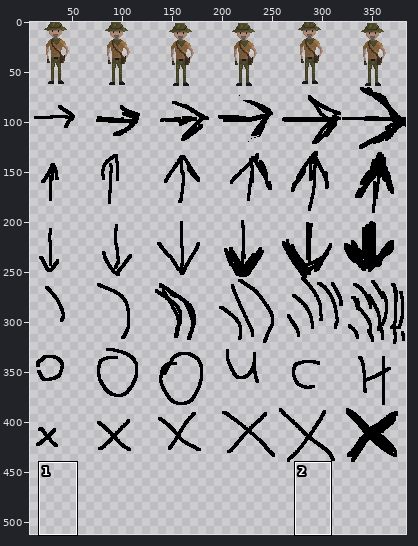
A sprite sheet gets an edit: LostInTheMap/assets/graphics/characters/giovanni.png. The first picture is a wide view before the edit; the outline marks the close-up.
Close-up. The starting point:
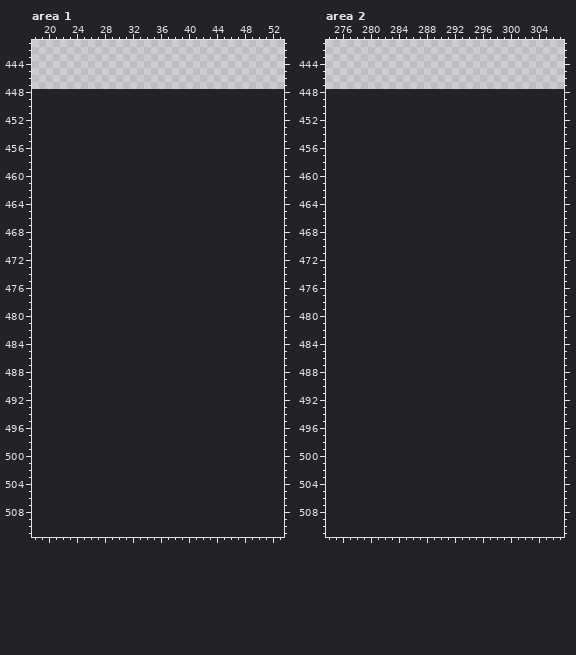
The file is 384x448 pixels. Colours within 5 levels of each other are drawn and written as one. Shown: area 1: x 18..53, y 441..511; area 2: x 274..307, y 441..511. The old version is drawn lined up with the new one, on the new canvas. The wide view leaves out empty margins. The commit also changed other parts of the picture, which this record leaves out.
Once edited:
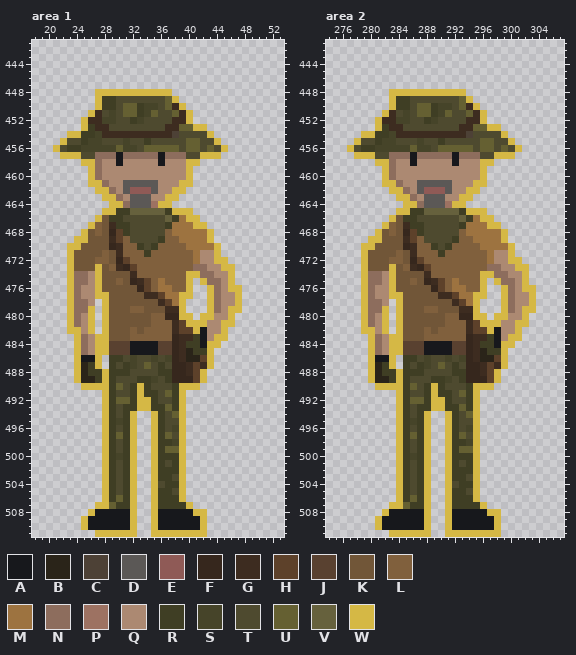
Palette (. is transparent): A #17181c  B #2a2419  C #4d4136  D #5b5856  E #8f5a56  F #36271d  G #3d2c20  H #5d412a  J #594130  K #715638  L #80603d  M #9d7340  N #8d6d5d  P #9d7262  Q #ac8972  R #3f3e24  S #464429  T #4e4a2f  U #656032  V #66613d  W #d5b845
From old to new:
canvas 384x448 -> 384x512
Changed rows in their new state; - is an unchanged pixel.
Area 1:
first column x 21:
448 ------WWWWWWWWWWW----------
449 ------WRRTTTTTTTUW---------
450 ------WRRTUURSSTUGW--------
451 -----WGTSTUURSUTTUGW-------
452 ----WGGSSTTRSTTTTGGW-------
453 ----WRGGTTTTTTTTGGUUWW-----
454 --WWRRSGGGGGGGGGGCTTTTW----
455 -WTTRSSTTTSTTRTTTTTUUTTW---
456 WTRRSSSSSUSSTUUUUUTUUTUTW--
457 -WWWTTNNNANNNNNANNNTTWWW---
458 ----WWNQQAQQQQQAQQQWW------
459 -----WNQQQQQQQQQQQQW-------
460 -----WNQQQQQQQQQQQQW-------
461 -----WWNQQDDDDDQQQWW-------
462 ------WWNQDEEEDQQWW--------
463 -------WWNQDDDQQWW---------
464 --------WWNDDDPWW----------
465 -------WWRRVVVVVRWWW-------
466 ------WKRRTTTTTTVRMWW------
467 -----WLKGRRTTTTTRMMMWW-----
468 ----WKLKFHRTTTTTLMMMMMW----
469 ---WWKKKGHLTTTTRLLMMMMW----
470 --WWKKKKFGLLRTRLLLLMMMMW---
471 --WKKKKLKGLLLRLLLLLLMQQW---
472 --WKKKLLKFHLLLLLLLLLMQQWW--
473 --WKKKWKLGFHLLLLLLLLNNQQWW-
474 --WNNQWKKKKGLLLLLLLWWNNQQW-
475 --WNNQWKKLKFGHLMLLLW-WNNQW-
476 --WNQQWKKKKKFHLMMLLW--WNQWW
477 --WNQQWWKKKKKGGHMMWW--WNQQW
478 --WNNQ-WKKKKKKKGHMW---WNQQW
479 --WNNW-WKKKLLKKKGGW---WNQWW
480 --WNQW-WKKKKKKLLFFWW-WWQQW-
481 --WNQW-WKKKKKKLLLGHWWWQQWW-
482 --WWQW-WKKKLKLLLLGHHWAQQW--
483 ---WNQWWKKKLLLLLLFGGRAQWW--
484 ---WNQWWJJJAAAAJJFGRRAWW---
485 ---WNQWWJJJAAAAJJFGBRRW----
486 ---WAAW-RRTSTTSTSFGBBHW----
487 ---WBRW-RTRSTUTRTFFGHGW----
488 ---WBRRWRRRTTTTRRFFGHW-----
489 ---WBBRWRTTTRRSTRFFFHW-----
490 ----WWWWRUTRWRTTTRWWW------
491 -------WRTTRWRRTURW--------
492 -------WRUURWWRTTRW--------
493 -------WRTRRWWRRURW--------
494 -------WRTRW--WRTUW--------
495 -------WRSRW--WRTTW--------
496 -------WRTRW--WRTSW--------
497 -------WRURW--WRUTW--------
498 -------WRTRW--WRRSW--------
499 -------WRTRW--WRUUW--------
500 -------WRSRW--WRRRW--------
501 -------WRTRW--WRTRW--------
502 -------WRTRW--WRRRW--------
503 -------WRTRW--WRRTW--------
504 -------WRTRW--WTRRW--------
505 -------WRTRW--WRRTW--------
506 -------WRURW--WRRRW--------
507 ------WWURRW--WRRRRW-------
508 -----WAAAAAW--WAAAAAWW-----
509 ----WAAAAAAW--WAAAAAAW-----
510 ----WAAAAAAW--WAAAAAAW-----
511 ------WWWWWW--WWWWWWWW-----
Area 2:
first column x 277:
448 ------WWWWWWWWWWW----------
449 ------WRRTTTTTTTUW---------
450 ------WRRTUURSSTUGW--------
451 -----WGTSTUURSUTTUGW-------
452 ----WGGSSTTRSTTTTGGW-------
453 ----WRGGTTTTTTTTGGUUWW-----
454 --WWRRSGGGGGGGGGGCTTTTW----
455 -WTTRSSTTTSTTRTTTTTUUTTW---
456 WTRRSSSSSUSSTUUUUUTUUTUTW--
457 -WWWTTNNNANNNNNANNNTTWWW---
458 ----WWNQQAQQQQQAQQQWW------
459 -----WNQQQQQQQQQQQQW-------
460 -----WNQQQQQQQQQQQQW-------
461 -----WWNQQDDDDDQQQWW-------
462 ------WWNQDEEEDQQWW--------
463 -------WWNQDDDQQWW---------
464 --------WWNDDDPWW----------
465 -------WWRRVVVVVRWWW-------
466 ------WKRRTTTTTTVRMWW------
467 -----WLKGRRTTTTTRMMMWW-----
468 ----WKLKFHRTTTTTLMMMMMW----
469 ---WWKKKGHLTTTTRLLMMMMW----
470 --WWKKKKFGLLRTRLLLLMMMMW---
471 --WKKKKLKGLLLRLLLLLLMQQW---
472 --WKKKLLKFHLLLLLLLLLMQQWW--
473 --WKKKWKLGFHLLLLLLLLNNQQWW-
474 --WNNQWKKKKGLLLLLLLWWNNQQW-
475 --WNNQWKKLKFGHLMLLLW-WNNQW-
476 --WNQQWKKKKKFHLMMLLW--WNQWW
477 --WNQQWWKKKKKGGHMMWW--WNQQW
478 --WNNQ-WKKKKKKKGHMW---WNQQW
479 --WNNW-WKKKLLKKKGGW---WNQWW
480 --WNQW-WKKKKKKLLFFWW-WWQQW-
481 --WNQW-WKKKKKKLLLGHWWWQQWW-
482 --WWQW-WKKKLKLLLLGHHWAQQW--
483 ---WNQWWKKKLLLLLLFGGRAQWW--
484 ---WNQWWJJJAAAAJJFGRRAWW---
485 ---WNQWWJJJAAAAJJFGBRRW----
486 ---WAAW-RRTSTTSTSFGBBHW----
487 ---WBRW-RTRSTUTRTFFGHGW----
488 ---WBRRWRRRTTTTRRFFGHW-----
489 ---WBBRWRTTTRRSTRFFFHW-----
490 ----WWWWRUTRWRTTTRWWW------
491 -------WRTTRWRRTURW--------
492 -------WRUURWWRTTRW--------
493 -------WRTRRWWRRURW--------
494 -------WRTRW--WRTUW--------
495 -------WRSRW--WRTTW--------
496 -------WRTRW--WRTSW--------
497 -------WRURW--WRUTW--------
498 -------WRTRW--WRRSW--------
499 -------WRTRW--WRUUW--------
500 -------WRSRW--WRRRW--------
501 -------WRTRW--WRTRW--------
502 -------WRTRW--WRRRW--------
503 -------WRTRW--WRRTW--------
504 -------WRTRW--WTRRW--------
505 -------WRTRW--WRRTW--------
506 -------WRURW--WRRRW--------
507 ------WWURRW--WRRRRW-------
508 -----WAAAAAW--WAAAAAWW-----
509 ----WAAAAAAW--WAAAAAAW-----
510 ----WAAAAAAW--WAAAAAAW-----
511 ------WWWWWW--WWWWWWWW-----
Boxes around the changes in both close-ups, in picture pixels (x1, y1, x2, y2):
added: (53, 89, 242, 537)
added: (347, 89, 536, 537)
